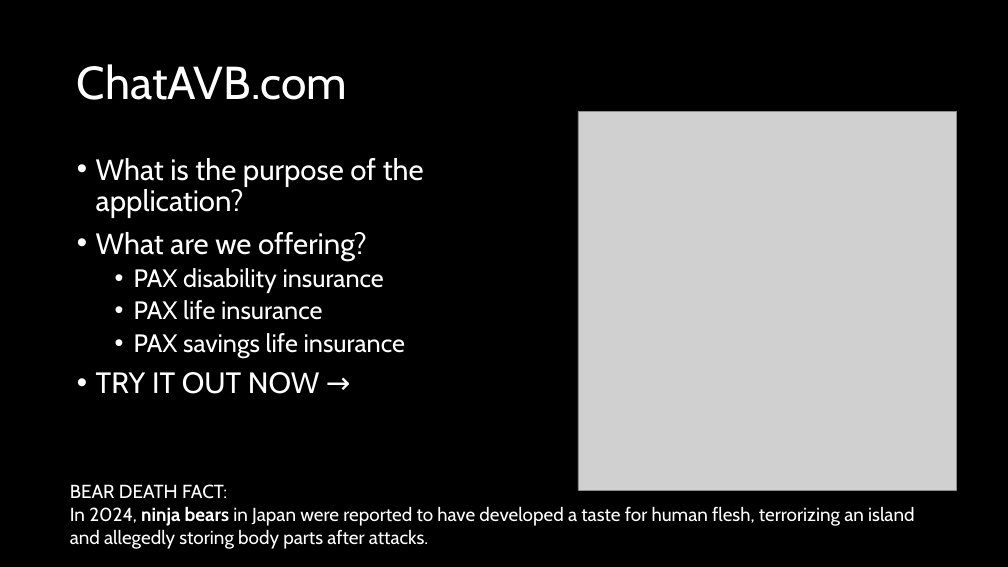
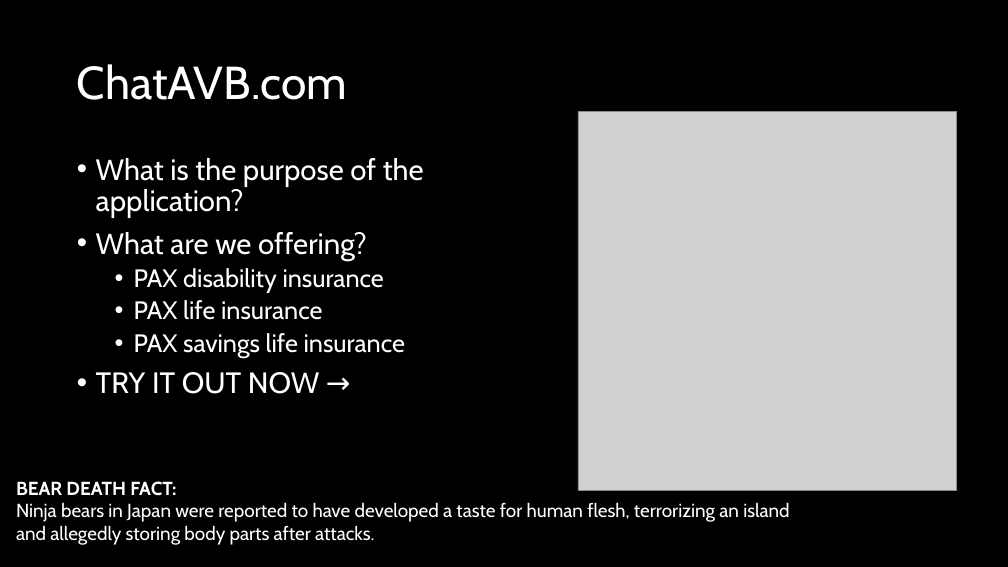
Before and after one commit to snophey/baselhack_2024, a slide deck: slide 4 of assets/presentation/ChatAVR.pptx. Drawn at 1008x567 pixels with LibreOffice and Linux fonts; fonts in the diff are those of the drawing; grey boxes stand for pictures. Boxes give left, top, right and bottom in pixels: in the first picture for what was removed or moved away, otherwise in the second. Text is boxed around its words. In the diff, an @@ line names an element or a change of style, - is before the commit and + after.

```diff
--- a/assets/presentation/ChatAVR.pptx
+++ b/assets/presentation/ChatAVR.pptx
@@ text "BEAR DEATH FACT:": place and size @@
-text "BEAR DEATH FACT:" at box(70, 484, 914, 549)
+text "BEAR DEATH FACT:" at box(16, 481, 789, 545)
@@ text at box(16, 502, 789, 522): text changed @@
-In 2024, ninja bears in Japan were reported to have developed a taste for human flesh, terrorizing an island
+Ninja bears in Japan were reported to have developed a taste for human flesh, terrorizing an island
@@ text at box(16, 481, 176, 496): bold on in "BEAR DEATH FACT:" @@
```
Also in this commit, not shown: 5 other slides changed.
